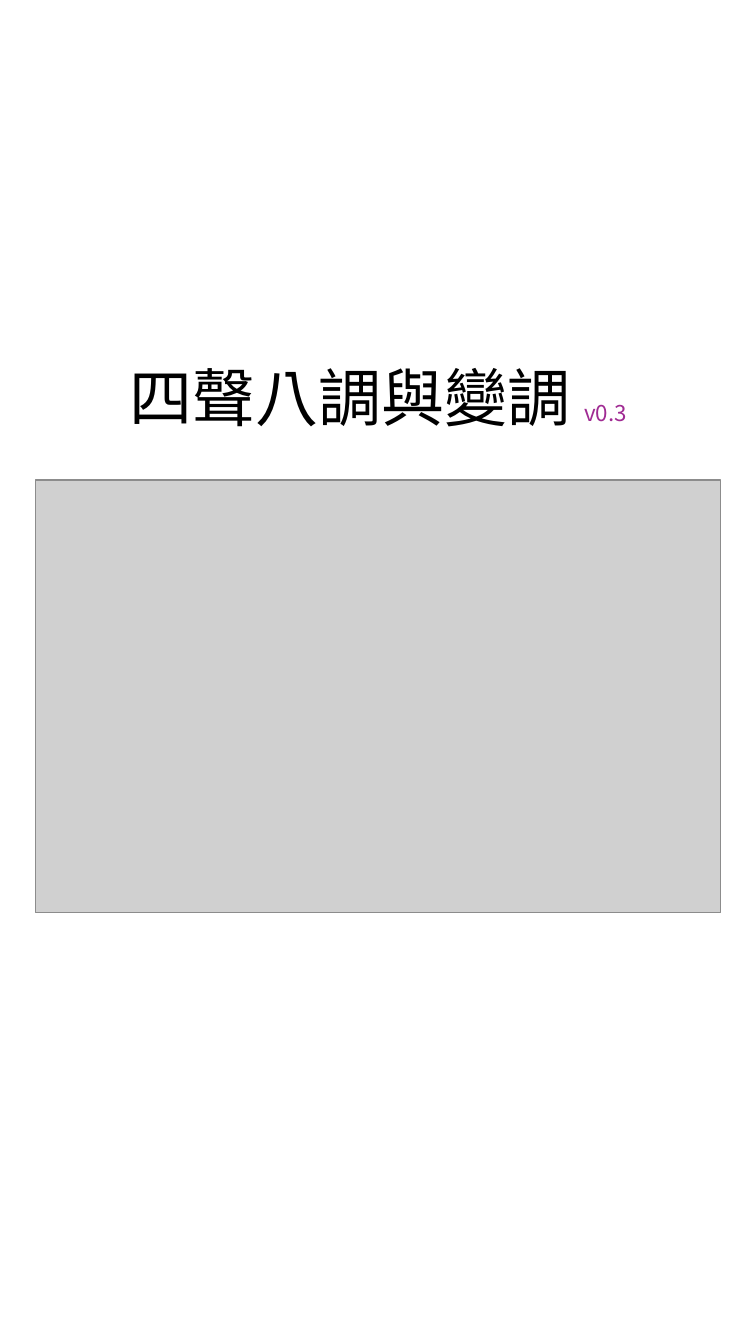
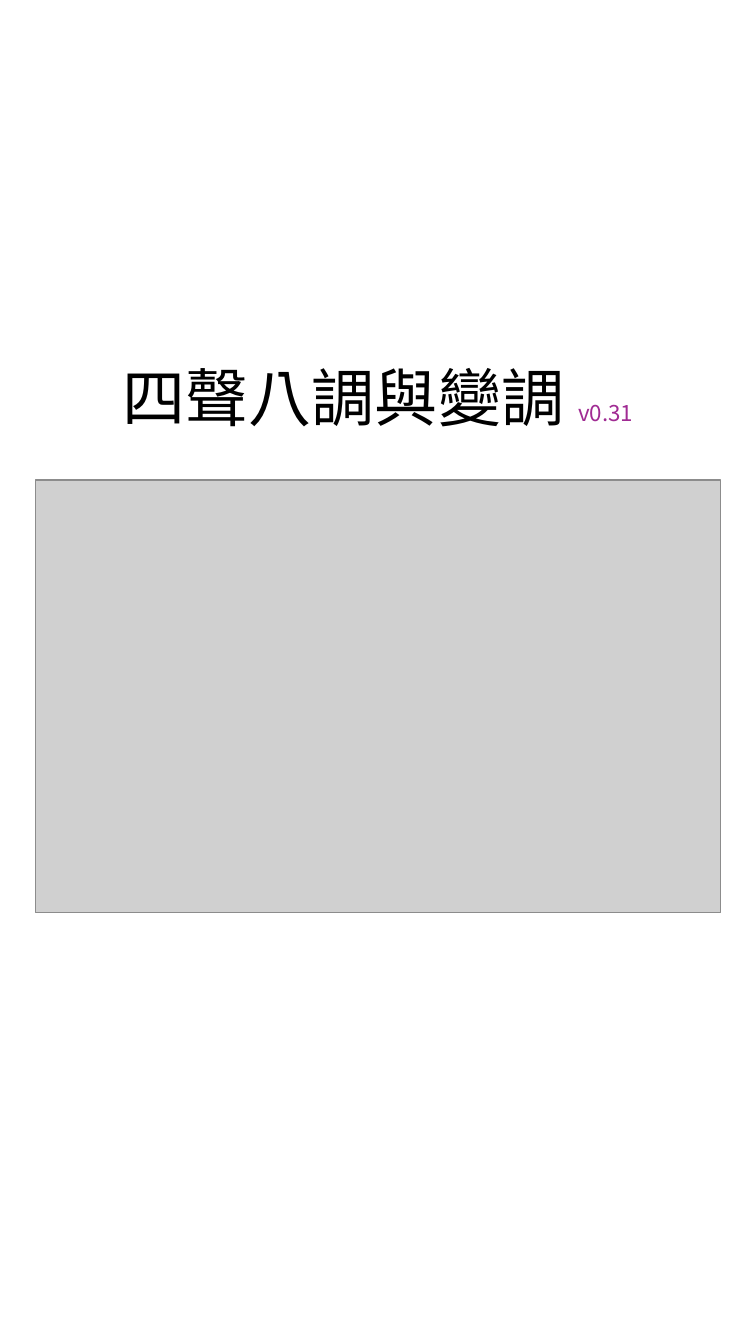
Before and after one commit to AlanJui/Piau-Im, a slide deck: slide 1 of Documents/十五音教材/閩南語之四聲八調與變調規則.pptx. Drawn at 756x1344 pixels with LibreOffice and Linux fonts; fonts in the diff are those of the drawing; grey boxes stand for pictures. Boxes give left, top, right and bottom in pixels: in the first picture for what was removed or moved away, otherwise in the second. Text is boxed around its words. In the diff, an @@ line names an element or a change of style, - is before the commit and + after.

```diff
--- a/Documents/十五音教材/閩南語之四聲八調與變調規則.pptx
+++ b/Documents/十五音教材/閩南語之四聲八調與變調規則.pptx
@@ title at (123, 368, 633, 427): text changed @@
-四聲八調與變調 v0.3
+四聲八調與變調 v0.31
```
Also in this commit, not shown: 6 other slides changed, 2 slides added, 28 other files.
